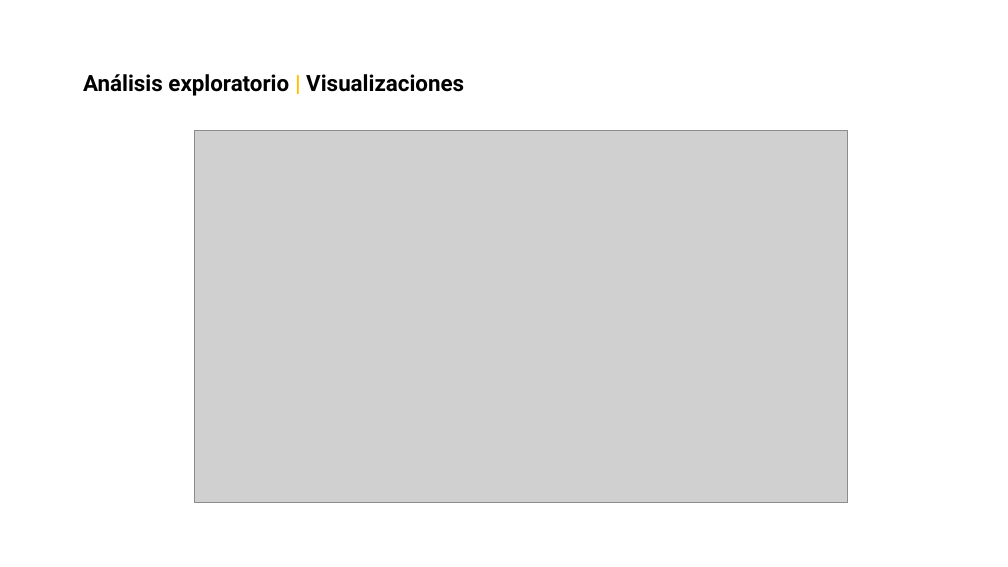
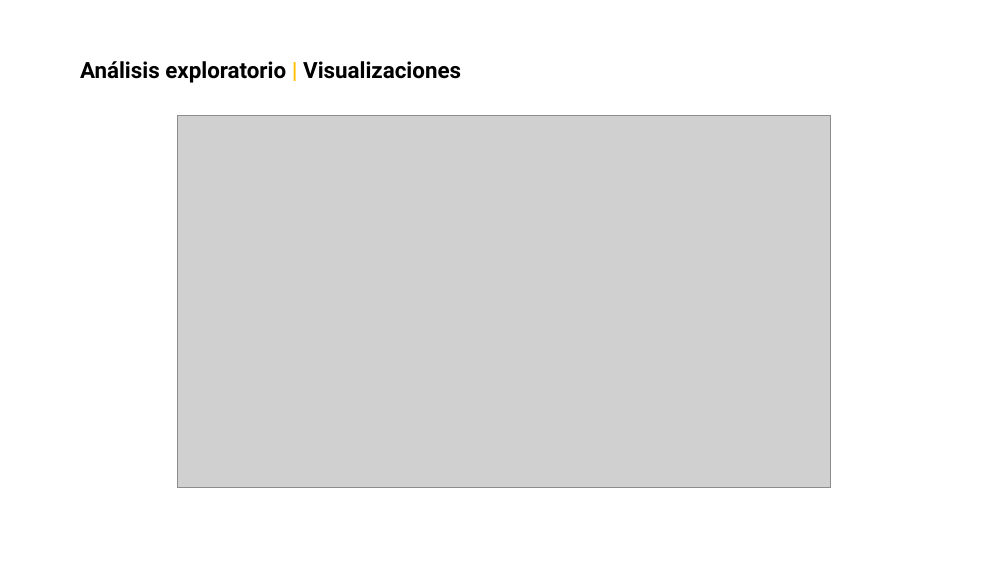
Before and after one commit to pardo2410/ProyectoFinalBootcampBigData, a slide deck: slide 8 of 00 - Presentacion/Data Divers - Presentacion v3.pptx (slide 17 before the commit). Drawn at 1008x567 pixels with LibreOffice and Linux fonts; fonts in the diff are those of the drawing; grey boxes stand for pictures; background and template pictures are left out. Boxes give left, top, right and bottom in pixels: in the first picture for what was removed or moved away, otherwise in the second. Text is boxed around its words. In the diff, an @@ line names an element or a change of style, - is before the commit and + after.

```diff
--- a/00 - Presentacion/Data Divers - Presentacion v3.pptx
+++ b/00 - Presentacion/Data Divers - Presentacion v3.pptx
@@ text "Análisis exploratorio | Visualizaciones" moved from (x1=83, y1=74, x2=464, y2=96) to (x1=80, y1=61, x2=461, y2=83) @@
@@ picture moved from (x1=195, y1=130, x2=848, y2=502) to (x1=177, y1=115, x2=831, y2=487) @@
```
Also in this commit, not shown: 12 other slides changed, 6 slides added, 6 slides removed, 1 other file.
